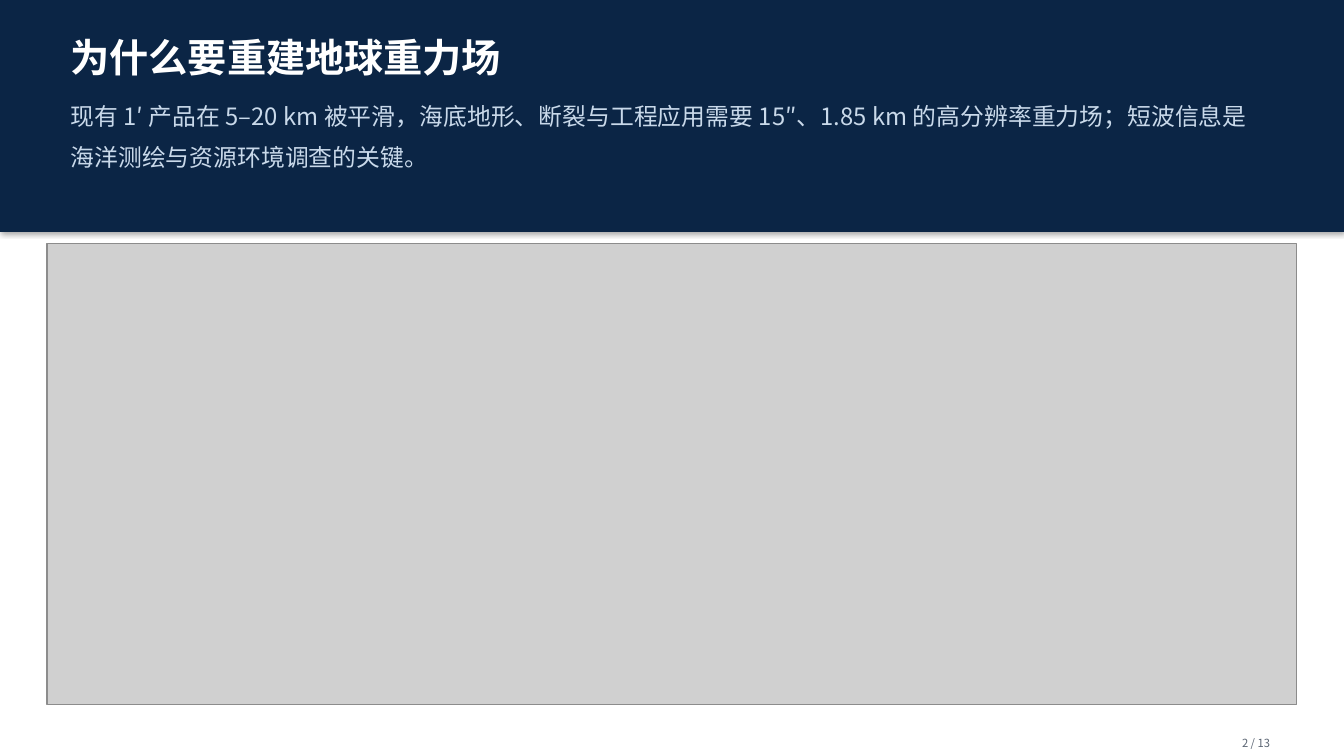
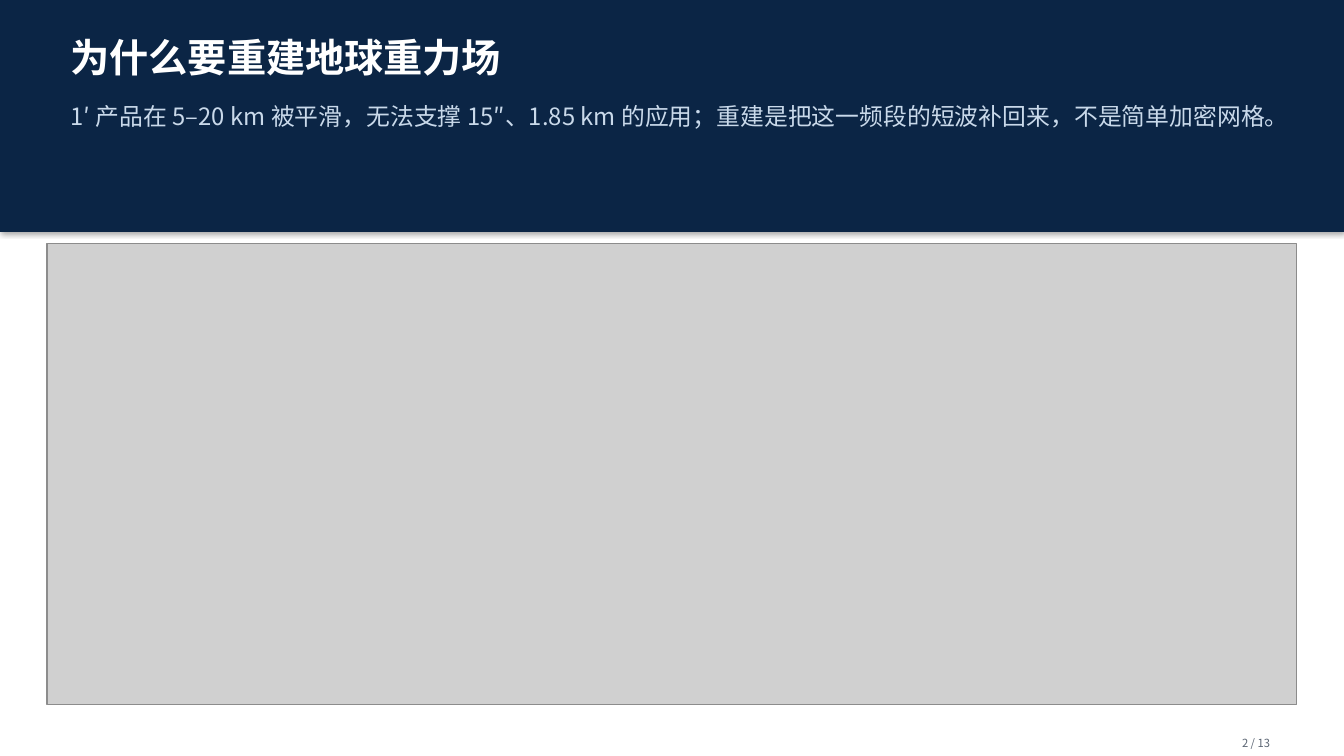
Before and after one commit to shuyunkai/kalman_gravity, a slide deck: slide 2 of ppt/汇报_新结构_13页.pptx. Drawn at 1344x756 pixels with LibreOffice and Linux fonts; fonts in the diff are those of the drawing; grey boxes stand for pictures. Boxes give left, top, right and bottom in pixels: in the first picture for what was removed or moved away, otherwise in the second. Text is boxed around its words. In the diff, an @@ line names an element or a change of style, - is before the commit and + after.

```diff
--- a/ppt/汇报_新结构_13页.pptx
+++ b/ppt/汇报_新结构_13页.pptx
@@ text at (71,105,1289,129): text changed @@
-现有 1′ 产品在 5–20 km 被平滑，海底地形、断裂与工程应用需要 15″、1.85 km 的高分辨率重力场；短波信息是海洋测绘与资源环境调查的关键。
+1′ 产品在 5–20 km 被平滑，无法支撑 15″、1.85 km 的应用；重建是把这一频段的短波补回来，不是简单加密网格。
```
Also in this commit, not shown: 11 other slides changed, 1 other file.
